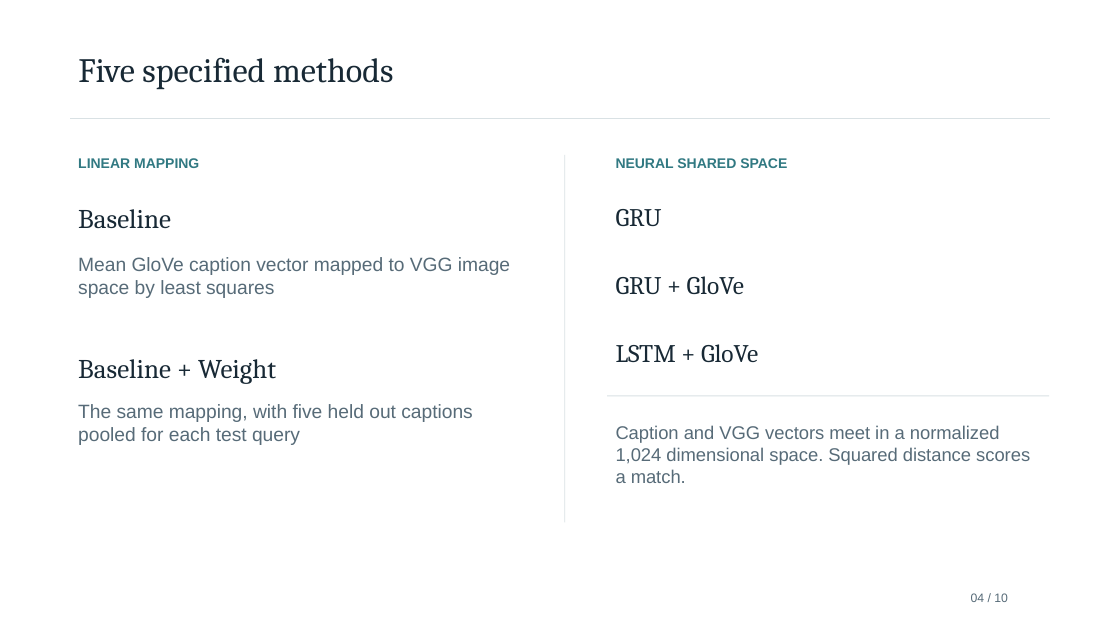
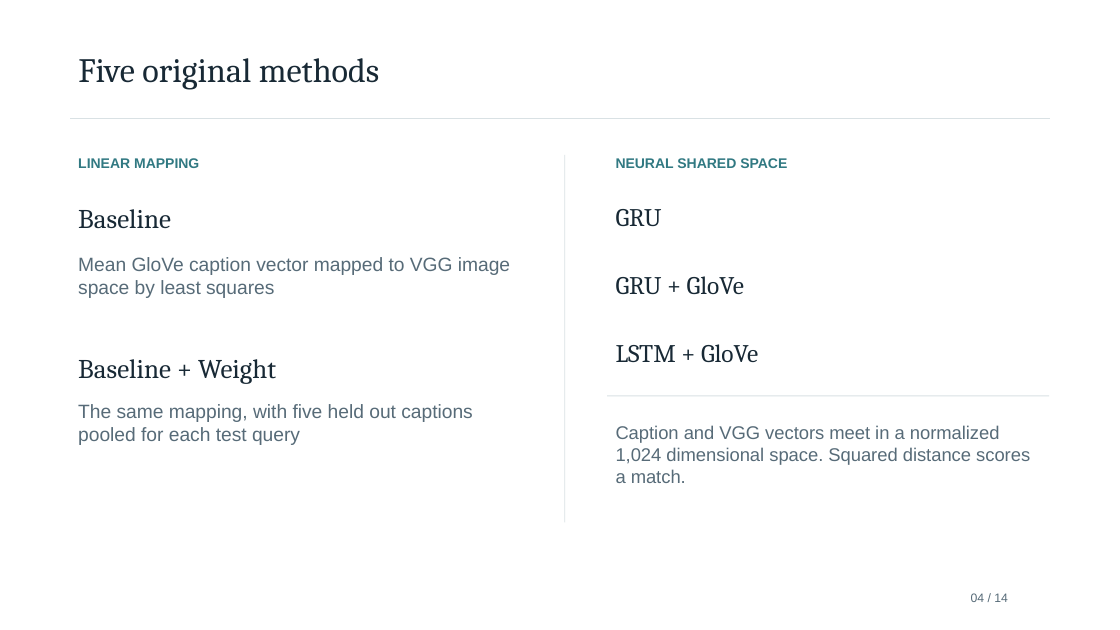
Before and after one commit to kishansaaai/ML_PROJECT, a slide deck: slide 4 of ML_PROJECT_review.pptx. Drawn at 1120x630 pixels with LibreOffice and Linux fonts; fonts in the diff are those of the drawing. Boxes give left, top, right and bottom in pixels: in the first picture for what was removed or moved away, otherwise in the second. Text is boxed around its words. In the diff, an @@ line names an element or a change of style, - is before the commit and + after.

```diff
--- a/ML_PROJECT_review.pptx
+++ b/ML_PROJECT_review.pptx
@@ text at (78,58,379,89): text changed @@
-Five specified methods
+Five original methods
@@ text at (971,593,1008,602): text changed @@
-04 / 10
+04 / 14
```
Also in this commit, not shown: 7 other slides changed, 6 slides added, 2 slides removed, 13 other files.
